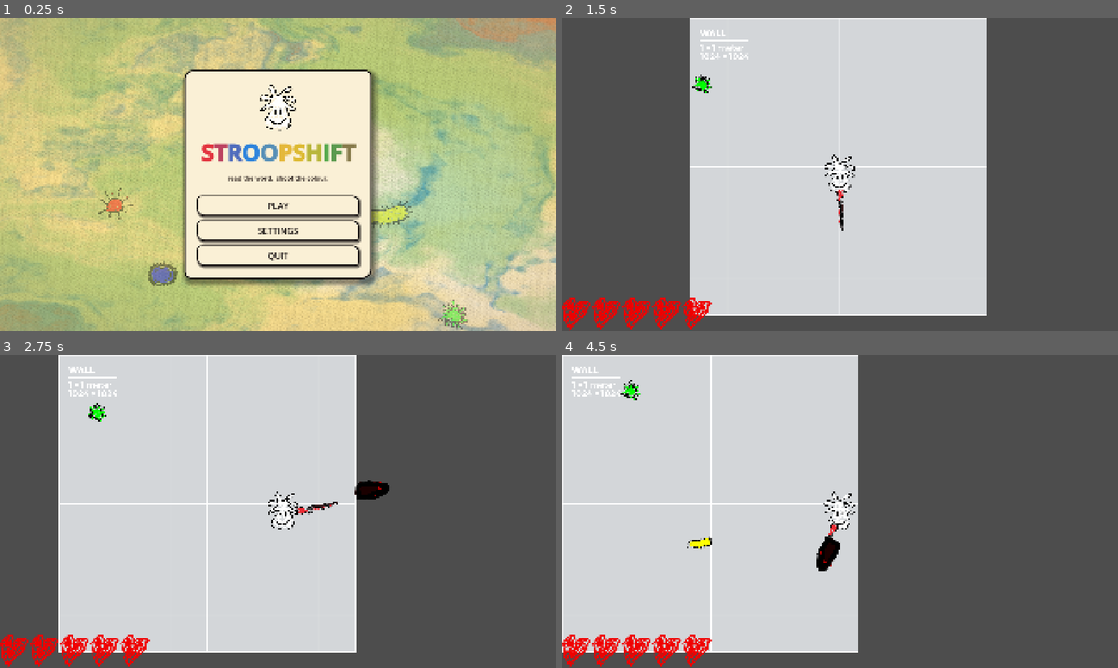
Above: before the commit, frames 1-4 (two rows, left to right).
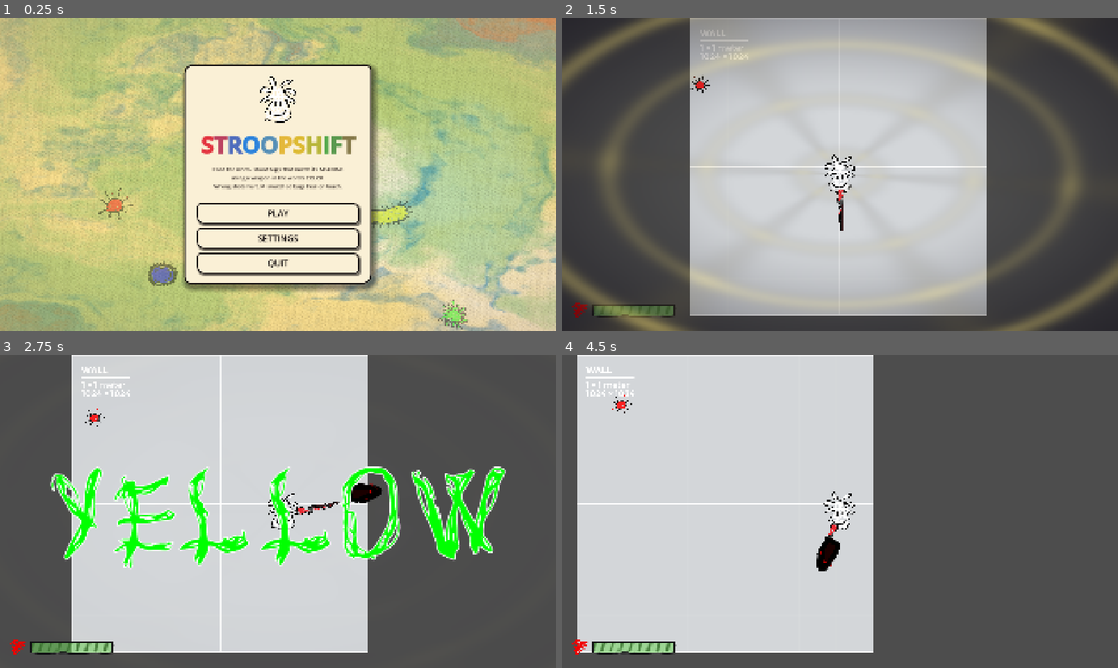
Above: after the commit, the same moments.

Repository: qwontie/kogni-game-jam-2026
Game: Godot game, scene res://scenes/MainMenu.tscn
Same seed, same stepped clock (60 frames per second), same inputs: the game is played once before the commit and once after it.
Inputs (mouse positions are in pixels of both pictures, inside the frame that each line leads up to):
- Up to frame 1 (0.25 s): no input
- Up to frame 2 (1.5 s): click "PLAY" at 0.5 s; click "PLAY" at 1.25 s
- Up to frame 3 (2.75 s): tap Enter (ui_accept) at 2, 2.27 s; move the mouse to (400, 495) at 2.02 s; hold D (ui_right) from 2.03 s (still down); click (400, 495) at 2.1 s
- Up to frame 4 (4.5 s): move the mouse to (728, 527) at 2.77 s; tap Space (dash) at 2.85 s; tap Enter (ui_accept) at 3.02 s; move the mouse to (895, 442) at 3.52 s; release D (ui_right) at 3.53 s; hold A (ui_left) 3.53-4.28 s; hold Shift (sprint) 3.53-4.28 s; move the mouse to (812, 574) at 4.27 s; hold D (ui_right) from 4.28 s (still down); click (812, 574) at 4.35 s

The runs differ from the first frame. In frame 1, 8.5% of the frame differs, in the area x 32-68%, y 14-88%; in frame 2, 24%, in the area x 0-100%, y 0-100%; in frame 3, 14%; in frame 4, 7.5%.

Commit message:
Add halftime truce and colored health bar
- Replace heart lives with a drawn HP bar
- Add halftime overlay and peace-state slowdown
- Make enemy colors affect targeting, healing, and damage

Diff:
--- a/scenes/HUD.tscn
+++ b/scenes/HUD.tscn
@@ -1,9 +1,11 @@
-[gd_scene format=3 uid="uid://brrfjosb2x8np"]
+[gd_scene load_steps=10 format=3 uid="uid://brrfjosb2x8np"]
 
 [ext_resource type="Script" uid="uid://wfk8k2l2cmv6" path="res://scripts/hud_canvas.gd" id="1_fls4u"]
 [ext_resource type="PackedScene" uid="uid://dv1kldx0mm241" path="res://scenes/objects/WeaponWheel.tscn" id="2_1etfg"]
 [ext_resource type="Texture2D" uid="uid://c2scul4uafsy6" path="res://assets/heart.png" id="2_7hsmw"]
-[ext_resource type="Script" uid="uid://p35x8y1i2umo" path="res://scripts/lives_count.gd" id="2_nysna"]
+[ext_resource type="Script" path="res://scripts/hp_bar.gd" id="3_hpbar"]
+[ext_resource type="Shader" path="res://shaders/halftime.gdshader" id="3_halft"]
+[ext_resource type="Script" path="res://scripts/halftime.gd" id="4_halft"]
 [ext_resource type="FontFile" uid="uid://ccliofxp0gond" path="res://assets/font.otf" id="4_f6qnu"]
 [ext_resource type="Script" uid="uid://7gew100kvfri" path="res://scripts/stroop_text.gd" id="4_nysna"]
 
@@ -12,39 +14,37 @@
 font_size = 450
 outline_size = 16
 
+[sub_resource type="ShaderMaterial" id="ShaderMaterial_halft"]
+shader = ExtResource("3_halft")
+shader_parameter/intensity = 0.0
+shader_parameter/ink_color = Color(0.05, 0.04, 0.08, 1)
+shader_parameter/glow_color = Color(0.96, 0.86, 0.42, 1)
+
 [node name="Hud" type="Node2D" unique_id=926253432]
 
 [node name="HudCanvas" type="CanvasLayer" parent="." unique_id=1043709710]
 script = ExtResource("1_fls4u")
 
-[node name="LivesCount" type="HBoxContainer" parent="HudCanvas" unique_id=309498919]
-anchors_preset = 2
+[node name="HpBar" type="Control" parent="HudCanvas" unique_id=309498919]
+anchor_left = 0.0
 anchor_top = 1.0
+anchor_right = 0.0
 anchor_bottom = 1.0
-offset_top = -67.0
-offset_right = 372.0
+offset_left = 24.0
+offset_top = -110.0
+offset_right = 424.0
+offset_bottom = -24.0
 grow_vertical = 0
-script = ExtResource("2_nysna")
+script = ExtResource("3_hpbar")
+heart_texture = ExtResource("2_7hsmw")
 
-[node name="Heart1" type="TextureRect" parent="HudCanvas/LivesCount" unique_id=803554999]
-layout_mode = 2
-texture = ExtResource("2_7hsmw")
-
-[node name="Heart2" type="TextureRect" parent="HudCanvas/LivesCount" unique_id=1359847819]
-layout_mode = 2
-texture = ExtResource("2_7hsmw")
-
-[node name="Heart3" type="TextureRect" parent="HudCanvas/LivesCount" unique_id=1736168301]
-layout_mode = 2
-texture = ExtResource("2_7hsmw")
-
-[node name="Heart4" type="TextureRect" parent="HudCanvas/LivesCount" unique_id=1388924816]
-layout_mode = 2
-texture = ExtResource("2_7hsmw")
-
-[node name="Heart5" type="TextureRect" parent="HudCanvas/LivesCount" unique_id=459537442]
-layout_mode = 2
-texture = ExtResource("2_7hsmw")
+[node name="HalftimeOverlay" type="ColorRect" parent="HudCanvas"]
+material = SubResource("ShaderMaterial_halft")
+anchor_right = 1.0
+anchor_bottom = 1.0
+mouse_filter = 2
+color = Color(1, 1, 1, 1)
+script = ExtResource("4_halft")
 
 [node name="StroopText" type="Label" parent="HudCanvas" unique_id=674216282]
 visible = false
--- a/scenes/objects/Enemy.tscn
+++ b/scenes/objects/Enemy.tscn
@@ -11,7 +11,6 @@
 
 [node name="Enemy" type="CharacterBody2D" unique_id=1637897088 groups=["enemy"]]
 script = ExtResource("1_qpkod")
-enemy_textures = Array[Texture2D]([ExtResource("1_2te4u"), ExtResource("2_qpkod"), ExtResource("3_v1y3n"), ExtResource("4_y4i6e")])
 
 [node name="CollisionShape2D" type="CollisionShape2D" parent="." unique_id=1484853480]
 shape = SubResource("CircleShape2D_n76d8")
--- a/scenes/objects/area_2d.gd
+++ b/scenes/objects/area_2d.gd
@@ -14,9 +14,9 @@
 
 func _on_body_entered(body):
 	if body.is_in_group("player"):
-		return  # ignore player
+		return
 	if body.has_method("is_attached_to_player") and body.is_attached_to_player():
 		return
 	if body.has_method("take_damage"):
-		body.take_damage()
+		body.take_damage(modulate)
 	queue_free()
--- a/scenes/objects/player.gd
+++ b/scenes/objects/player.gd
@@ -160,7 +160,7 @@
 			_flash(Color.CYAN)
 			return
 
-func take_damage(amount: int = 1) -> void:
+func take_damage(amount: float = 20.0) -> void:
 	if is_invulnerable():
 		return
 	hurt_timer = hurt_invulnerability
@@ -168,7 +168,7 @@
 	GameState.damage_player(amount)
 	_flash(Color.RED)
 
-func take_attached_damage(amount: int = 1) -> void:
+func take_attached_damage(amount: float = 10.0) -> void:
 	GameState.damage_player(amount)
 	_flash(Color.RED)
 
--- a/scripts/GameState.gd
+++ b/scripts/GameState.gd
@@ -3,26 +3,49 @@
 # --- DIFFICULTY SCALING ---
 var time_elapsed: float = 0.0
 @export_group("Difficulty Scaling")
-@export var difficulty_ramp: float = 0.05 # How much harder it gets per minute
-@export var min_spawn_interval: float = 0.5 # The absolute fastest enemies can spawn
-@export var min_stroop_interval: float = 2.0 # The absolute fastest the text can change
+@export var difficulty_ramp: float = 0.05
+@export var min_spawn_interval: float = 0.5
+@export var min_stroop_interval: float = 2.0
 
-# --- STROOP VARIABLES ---
+# --- HEALTH ---
+@export_group("Health")
+@export var max_health: float = 100.0
+@export var hit_damage: float = 20.0
+@export var wrong_shot_damage: float = 8.0
+@export var heal_amount: float = 20.0
+
+var player_health: float = 100.0
+
+# True while the Stroop word + halftime overlay is on screen — enemies act
+# friendly so the player can read the prompt without taking chip damage.
+var is_peace: bool = false
+
+# --- STROOP / TARGETS ---
 var current_weapon_color: Color = Color.RED
-var player_health: int = 5
+var target_enemy_color: Color = Color.RED
+var target_weapon_color: Color = Color.RED
+
 signal stroop_changed(text: String, color: Color)
-signal player_health_changed(health: int)
+signal stroop_target_changed(enemy_color: Color, weapon_color: Color)
+signal player_health_changed(health: float, max_health: float)
+
+# Latest stroop snapshot — late-subscribing HUD nodes replay this in their
+# own _ready so they don't miss the first emit fired by the autoload before
+# the main scene was alive.
+var last_stroop_text: String = ""
+var last_stroop_color: Color = Color.WHITE
+var has_stroop: bool = false
 
 const COLOR_NAMES = ["RED", "GREEN", "BLUE", "YELLOW"]
 const COLOR_VALUES = [Color.RED, Color.GREEN, Color.BLUE, Color.YELLOW]
 
 var stroop_timer: float = 10.0
-@export var stroop_interval: float = 10.0 # Base speed
+@export var stroop_interval: float = 10.0
 
-# --- SPAWNER VARIABLES ---
+# --- SPAWNER ---
 @export_group("Spawner Settings")
 @export var enemy_scene: PackedScene
-@export var spawn_interval: float = 3.0 # Base speed
+@export var spawn_interval: float = 3.0
 @export var min_distance: float = 400.0
 @export var max_distance: float = 800.0
 
@@ -32,28 +55,25 @@
 func _ready():
 	player_ref = get_tree().get_first_node_in_group("player")
 	spawn_timer = spawn_interval
+	player_health = max_health
+	stroop_timer = stroop_interval
+	_emit_stroop()
 
 func _process(delta):
-	# 0. UPDATE GLOBAL TIME
 	time_elapsed += delta
-
-	# CALCULATE CURRENT DIFFICULTY MODIFIER
-	# (e.g., after 60s at 0.05 ramp, difficulty is 1.05x)
 	var difficulty_modifier = 1.0 + (time_elapsed / 60.0) * difficulty_ramp
 
-	# 1. Stroop Logic (Scales with difficulty)
 	stroop_timer -= delta
 	if stroop_timer <= 0:
-		# Difficulty reduces the wait time
 		var actual_interval = max(min_stroop_interval, stroop_interval / difficulty_modifier)
 		stroop_timer = actual_interval
 		_emit_stroop()
 
-	# 2. Spawner Logic (Scales with difficulty)
-	if player_ref and enemy_scene != null:
+	# Don't spawn during the halftime truce — the player should read the prompt
+	# before new bugs walk on stage.
+	if player_ref and enemy_scene != null and not is_peace:
 		spawn_timer -= delta
 		if spawn_timer <= 0:
-			# Difficulty reduces the wait time between spawns
 			var actual_spawn_rate = max(min_spawn_interval, spawn_interval / difficulty_modifier)
 			spawn_timer = actual_spawn_rate
 			_spawn_enemy_randomly()
@@ -61,27 +81,32 @@
 func _emit_stroop():
 	var text_index = randi() % COLOR_NAMES.size()
 	var color_index = randi() % COLOR_VALUES.size()
-	while color_index == text_index:
-		color_index = randi() % COLOR_VALUES.size()
-	stroop_changed.emit(COLOR_NAMES[text_index], COLOR_VALUES[color_index])
+	# 25% chance the word's meaning and rendered color match — keeps the player honest.
+	if randf() > 0.25:
+		while color_index == text_index:
+			color_index = randi() % COLOR_VALUES.size()
+	target_enemy_color = COLOR_VALUES[text_index]
+	target_weapon_color = COLOR_VALUES[color_index]
+	last_stroop_text = COLOR_NAMES[text_index]
+	last_stroop_color = target_weapon_color
+	has_stroop = true
+	stroop_changed.emit(last_stroop_text, last_stroop_color)
+	stroop_target_changed.emit(target_enemy_color, target_weapon_color)
 
-func damage_player(amount: int = 1) -> void:
-	player_health = maxi(player_health - amount, 0)
-	player_health_changed.emit(player_health)
-	if player_health <= 0:
-		print("Game Over") # Add your game over logic here
+func damage_player(amount: float = 20.0) -> void:
+	player_health = maxf(player_health - amount, 0.0)
+	player_health_changed.emit(player_health, max_health)
+	if player_health <= 0.0:
+		print("Game Over")
 
-func heal_player(amount: int = 1) -> void:
-	player_health = mini(player_health + amount, 5)
-	player_health_changed.emit(player_health)
+func heal_player(amount: float = 20.0) -> void:
+	player_health = minf(player_health + amount, max_health)
+	player_health_changed.emit(player_health, max_health)
 
 func _spawn_enemy_randomly():
 	if enemy_scene == null: return
 
 	var enemy_instance = enemy_scene.instantiate()
-
-	# --- OPTIONAL: Make enemies faster over time ---
-	# If your Enemy script has a 'speed' variable, we can boost it here
 	if "speed" in enemy_instance:
 		var speed_boost = 1.0 + (time_elapsed / 60.0) * (difficulty_ramp * 2)
 		enemy_instance.speed *= speed_boost
--- a/scripts/enemy.gd
+++ b/scripts/enemy.gd
@@ -2,13 +2,29 @@
 
 @export var speed: float = 150.0
 @export var detection_radius: float = 300.0
-@export var wander_speed_factor: float = 0.5 # Wanders slower than chasing
-@export var enemy_textures: Array[Texture2D] = []
+@export var wander_speed_factor: float = 0.5
 @export_group("Attachment")
 @export var attach_damage_interval: float = 0.5
-@export var attach_damage: int = 1
 @export var attach_distance: float = 96.0
 @export var detach_opposite_dot: float = -0.55
+
+const ENEMY_TEXTURES := {
+	"red": preload("res://assets/enemy_red.png"),
+	"green": preload("res://assets/enemy_green.png"),
+	"blue": preload("res://assets/enemy_blue.png"),
+	"yellow": preload("res://assets/enemy_yellow.png"),
+}
+const KEY_TO_COLOR := {
+	"red": Color.RED,
+	"green": Color.GREEN,
+	"blue": Color.BLUE,
+	"yellow": Color.YELLOW,
+}
+
+var enemy_color: Color = Color.RED
+var color_key: String = "red"
+var is_healer: bool = false
+var base_scale: Vector2 = Vector2.ONE
 
 var player: CharacterBody2D = null
 var wander_direction: Vector2 = Vector2.ZERO
@@ -20,9 +36,11 @@
 @onready var collision_shape: CollisionShape2D = $CollisionShape2D
 
 func _ready():
-	# Find the player using the group we created
 	player = get_tree().get_first_node_in_group("player")
-	_pick_random_texture()
+	base_scale = sprite.scale
+	_pick_random_color()
+	_refresh_role()
+	GameState.stroop_target_changed.connect(_on_stroop_target_changed)
 	_pick_new_wander_direction()
 
 func _physics_process(delta):
@@ -30,44 +48,64 @@
 		_update_attached(delta)
 		return
 
-	if _can_see_player():
-		# STATE: CHASE
+	var peaceful := is_healer or GameState.is_peace
+	if not peaceful and _can_see_player():
 		var direction = global_position.direction_to(player.global_position)
 		velocity = direction * speed
 	else:
-		# STATE: WANDER
 		wander_timer -= delta
 		if wander_timer <= 0:
 			_pick_new_wander_direction()
-
-		velocity = wander_direction * (speed * wander_speed_factor)
+		var s := speed * wander_speed_factor
+		if peaceful:
+			s *= 0.7
+		velocity = wander_direction * s
 
 	move_and_slide()
-	_damage_player_on_contact()
+	if is_healer:
+		var t := Time.get_ticks_msec() * 0.005
+		var pulse := 1.0 + 0.08 * sin(t)
+		sprite.scale = base_scale * pulse
+	_on_contact()
 
 func _can_see_player() -> bool:
 	if player == null: return false
-	# Calculate distance between enemy and player
 	return global_position.distance_to(player.global_position) < detection_radius
 
 func _pick_new_wander_direction():
-	# Get a random angle and convert to a vector
 	var random_angle = randf_range(0, 2 * PI)
 	wander_direction = Vector2(cos(random_angle), sin(random_angle))
-	# Stay in this direction for 1 to 3 seconds
 	wander_timer = randf_range(1.0, 3.0)
 
-func _pick_random_texture() -> void:
-	if enemy_textures.is_empty():
-		return
-	sprite.texture = enemy_textures.pick_random()
+func _pick_random_color() -> void:
+	var keys := ENEMY_TEXTURES.keys()
+	color_key = keys[randi() % keys.size()]
+	enemy_color = KEY_TO_COLOR[color_key]
+	sprite.texture = ENEMY_TEXTURES[color_key]
 
-func take_damage():
+func _on_stroop_target_changed(_enemy_color: Color, _weapon_color: Color) -> void:
+	_refresh_role()
+
+func _refresh_role() -> void:
+	is_healer = not enemy_color.is_equal_approx(GameState.target_enemy_color)
+	if is_healer:
+		sprite.modulate = Color(1.0, 1.0, 1.0, 0.85)
+	else:
+		sprite.modulate = Color.WHITE
+		sprite.scale = base_scale
+
+func take_damage(bullet_color: Color = Color.WHITE):
 	if attached:
 		return
-	if player != null and player.has_method("reward_enemy_kill"):
-		player.reward_enemy_kill()
-	queue_free()
+	var weapon_match := bullet_color.is_equal_approx(GameState.target_weapon_color)
+	if not is_healer and weapon_match:
+		if player != null and player.has_method("reward_enemy_kill"):
+			player.reward_enemy_kill()
+		queue_free()
+	else:
+		# Wrong weapon, or wrong target (healer) — punish the player but spare the bug.
+		if player != null and player.has_method("take_damage"):
+			player.take_damage(GameState.wrong_shot_damage)
 
 func is_attached_to_player() -> bool:
 	return attached
@@ -80,10 +118,17 @@
 	_detach()
 	return true
 
-func _damage_player_on_contact() -> void:
+func _on_contact() -> void:
 	for i in get_slide_collision_count():
 		var collider := get_slide_collision(i).get_collider()
 		if collider != null and collider.is_in_group("player"):
+			if is_healer:
+				GameState.heal_player(GameState.heal_amount)
+				queue_free()
+				return
+			if GameState.is_peace:
+				# Truce — bump and slide, no attach, no damage.
+				return
 			_attach_to_player(collider)
 			return
 
@@ -109,10 +154,13 @@
 	attach_damage_timer -= delta
 	if attach_damage_timer <= 0.0:
 		attach_damage_timer += attach_damage_interval
+		if GameState.is_peace:
+			return
+		var dmg := GameState.hit_damage * 0.5
 		if player.has_method("take_attached_damage"):
-			player.take_attached_damage(attach_damage)
+			player.take_attached_damage(dmg)
 		elif player.has_method("take_damage"):
-			player.take_damage(attach_damage)
+			player.take_damage(dmg)
 
 func _update_attached_position() -> void:
 	global_position = player.global_position + attach_side_direction * attach_distance
--- /dev/null
+++ b/scripts/halftime.gd
@@ -0,0 +1,43 @@
+extends ColorRect
+
+@export var slow_factor: float = 0.22
+@export var duration: float = 1.8
+
+var remaining: float = 0.0
+var shader_mat: ShaderMaterial
+
+func _ready() -> void:
+	mouse_filter = Control.MOUSE_FILTER_IGNORE
+	shader_mat = material as ShaderMaterial
+	if shader_mat:
+		shader_mat.set_shader_parameter("intensity", 0.0)
+	visible = false
+	GameState.stroop_changed.connect(_on_stroop)
+	if GameState.has_stroop:
+		_on_stroop(GameState.last_stroop_text, GameState.last_stroop_color)
+
+func _on_stroop(_text: String, _color: Color) -> void:
+	remaining = duration
+	visible = true
+	GameState.is_peace = true
+
+func _process(delta: float) -> void:
+	if remaining <= 0.0:
+		if not is_equal_approx(Engine.time_scale, 1.0):
+			Engine.time_scale = 1.0
+		if visible:
+			visible = false
+		if GameState.is_peace:
+			GameState.is_peace = false
+		return
+	# `delta` is already scaled by Engine.time_scale — undo it so the
+	# halftime effect runs in real wall-clock seconds, not in-game seconds.
+	var ts: float = max(Engine.time_scale, 0.0001)
+	var real_dt: float = delta / ts
+	remaining -= real_dt
+	var t: float = clampf(remaining / duration, 0.0, 1.0)
+	# Quadratic ease — sit deep in slow-mo, then snap back.
+	var ease_t: float = t * t
+	Engine.time_scale = lerpf(1.0, slow_factor, ease_t)
+	if shader_mat:
+		shader_mat.set_shader_parameter("intensity", ease_t)
--- /dev/null
+++ b/scripts/hp_bar.gd
@@ -0,0 +1,107 @@
+extends Control
+
+@export var heart_texture: Texture2D
+@export var bar_width: float = 280.0
+@export var bar_height: float = 38.0
+@export var heart_size: float = 56.0
+# v = real^k. With k=1.6 the last 10% visible bar ≈ the last 25% of real HP,
+# so the final sliver "lasts longer" — clutch moments feel earned.
+@export var visual_curve_exponent: float = 1.6
+
+var current_visual: float = 1.0
+var target_visual: float = 1.0
+
+func _ready() -> void:
+	GameState.player_health_changed.connect(_on_health_changed)
+	target_visual = _to_visual(GameState.player_health / GameState.max_health)
+	current_visual = target_visual
+	queue_redraw()
+
+func _process(delta: float) -> void:
+	if not is_equal_approx(current_visual, target_visual):
+		current_visual = lerpf(current_visual, target_visual, clampf(delta * 8.0, 0.0, 1.0))
+		if absf(current_visual - target_visual) < 0.001:
+			current_visual = target_visual
+		queue_redraw()
+
+func _on_health_changed(hp: float, max_hp: float) -> void:
+	target_visual = _to_visual(clampf(hp / max_hp, 0.0, 1.0))
+
+func _to_visual(real_ratio: float) -> float:
+	return pow(clampf(real_ratio, 0.0, 1.0), visual_curve_exponent)
+
+func _draw() -> void:
+	var pad := 12.0
+	var heart_rect := Rect2(Vector2(pad, pad), Vector2(heart_size, heart_size))
+	if heart_texture != null:
+		draw_texture_rect(heart_texture, heart_rect, false)
+
+	var bar_x := heart_rect.position.x + heart_size + 16.0
+	var bar_y := pad + (heart_size - bar_height) * 0.5
+	var bar_rect := Rect2(Vector2(bar_x, bar_y), Vector2(bar_width, bar_height))
+
+	# Paper-like background
+	draw_rect(bar_rect.grow(2.0), Color(1, 1, 1, 0.08), true)
+
+	var fill_w := bar_rect.size.x * current_visual
+	if fill_w > 1.0:
+		var fill_rect := Rect2(
+			bar_rect.position + Vector2(2.0, 2.0),
+			Vector2(maxf(fill_w - 4.0, 0.0), bar_rect.size.y - 4.0)
+		)
+		_draw_doodle_fill(fill_rect, _hp_color(current_visual))
+
+	# Sketchy outline last so it sits on top.
+	_draw_doodle_rect(bar_rect, Color(0.07, 0.07, 0.08), 2.5, 3)
+
+func _hp_color(v: float) -> Color:
+	if v > 0.55:
+		return Color(0.42, 0.82, 0.34)
+	elif v > 0.25:
+		return Color(0.96, 0.74, 0.22)
+	else:
+		return Color(0.92, 0.27, 0.27)
+
+func _draw_doodle_rect(rect: Rect2, color: Color, width: float, passes: int) -> void:
+	var seed_v := 1337
+	for p in passes:
+		var jitter := 1.4 + p * 0.5
+		var pts := PackedVector2Array()
+		var corners := [
+			rect.position,
+			Vector2(rect.position.x + rect.size.x, rect.position.y),
+			rect.position + rect.size,
+			Vector2(rect.position.x, rect.position.y + rect.size.y),
+			rect.position
+		]
+		var steps := 14
+		for i in range(corners.size() - 1):
+			var a: Vector2 = corners[i]
+			var b: Vector2 = corners[i + 1]
+			for s in steps:
+				var t := float(s) / float(steps)
+				var pos := a.lerp(b, t)
+				pos += Vector2(
+					_pseudo(seed_v + p * 100 + i * 30 + s) * jitter,
+					_pseudo(seed_v + p * 100 + i * 30 + s + 999) * jitter
+				)
+				pts.append(pos)
+		pts.append(pts[0])
+		draw_polyline(pts, color, width, true)
+
+func _draw_doodle_fill(rect: Rect2, color: Color) -> void:
+	draw_rect(rect, Color(color.r, color.g, color.b, 0.55), true)
+	var hatch_color := Color(color.r * 0.55, color.g * 0.55, color.b * 0.55, 0.85)
+	var step := 7.0
+	var x := rect.position.x + 2.0
+	var x_end := rect.position.x + rect.size.x - 2.0
+	while x < x_end:
+		var jx := x + _pseudo(int(x * 7.0)) * 0.8
+		var y0 := rect.position.y + 3.0
+		var y1 := rect.position.y + rect.size.y - 3.0
+		draw_line(Vector2(jx, y0), Vector2(jx + 2.0, y1), hatch_color, 1.2, true)
+		x += step
+
+func _pseudo(n: int) -> float:
+	var v := sin(float(n) * 12.9898) * 43758.5453
+	return (v - floor(v)) * 2.0 - 1.0
--- a/scripts/lives_count.gd
+++ /dev/null
@@ -1,14 +0,0 @@
-extends HBoxContainer
-
-
-func _ready():
-	GameState.player_health_changed.connect(_on_player_health_changed)
-	update_hearts()
-
-func update_hearts():
-	var hearts = get_children()
-	for i in hearts.size():
-		hearts[i].visible = i < GameState.player_health
-
-func _on_player_health_changed(_health: int) -> void:
-	update_hearts()
--- a/scripts/main_menu.gd
+++ b/scripts/main_menu.gd
@@ -100,9 +100,10 @@
 	_init_title_cycle(title, "STROOPSHIFT")
 
 	var subtitle := Label.new()
-	subtitle.text = "read the word.  shoot the colour."
+	subtitle.text = "Read the word - shoot bugs that match its MEANING\nusing a weapon in the word's COLOR.\nWrong shots hurt. Mismatched bugs heal on touch."
 	subtitle.horizontal_alignment = HORIZONTAL_ALIGNMENT_CENTER
-	subtitle.add_theme_font_size_override("font_size", 22)
+	subtitle.autowrap_mode = TextServer.AUTOWRAP_WORD_SMART
+	subtitle.add_theme_font_size_override("font_size", 18)
 	subtitle.add_theme_color_override("font_color", Color(0.20, 0.16, 0.14))
 	stack.add_child(subtitle)
 
--- a/scripts/stroop_text.gd
+++ b/scripts/stroop_text.gd
@@ -6,6 +6,9 @@
 
 func _ready():
 	GameState.stroop_changed.connect(_on_stroop)
+	# Replay the last stroop in case the autoload emitted before we were alive.
+	if GameState.has_stroop:
+		_on_stroop(GameState.last_stroop_text, GameState.last_stroop_color)
 
 func _process(delta):
 	if is_blinking:
--- /dev/null
+++ b/shaders/halftime.gdshader
@@ -0,0 +1,26 @@
+shader_type canvas_item;
+
+uniform float intensity : hint_range(0.0, 1.0) = 0.0;
+uniform vec3 ink_color : source_color = vec3(0.05, 0.04, 0.08);
+uniform vec3 glow_color : source_color = vec3(0.96, 0.86, 0.42);
+
+void fragment() {
+	vec2 uv = UV - 0.5;
+	float d = length(uv);
+
+	// Vignette darkening edges
+	float vignette = smoothstep(0.18, 0.92, d);
+
+	// Concentric ink ripples that breathe outward
+	float rings = sin(d * 36.0 - TIME * 5.0) * 0.5 + 0.5;
+	rings = pow(rings, 5.0);
+
+	// Slow-moving angular streaks for halftime "shutter" feel
+	float ang = atan(uv.y, uv.x);
+	float streaks = pow(0.5 + 0.5 * sin(ang * 6.0 + TIME * 0.7), 8.0);
+
+	vec3 col = mix(ink_color, glow_color, rings * 0.55 + streaks * 0.18);
+
+	float a = (vignette * 0.85 + rings * 0.12 + streaks * 0.10) * intensity;
+	COLOR = vec4(col, clamp(a, 0.0, 0.92));
+}
Not shown, added: scripts/halftime.gd.uid
Not shown, added: scripts/hp_bar.gd.uid
Not shown, removed: scripts/lives_count.gd.uid
Not shown, added: shaders/halftime.gdshader.uid
